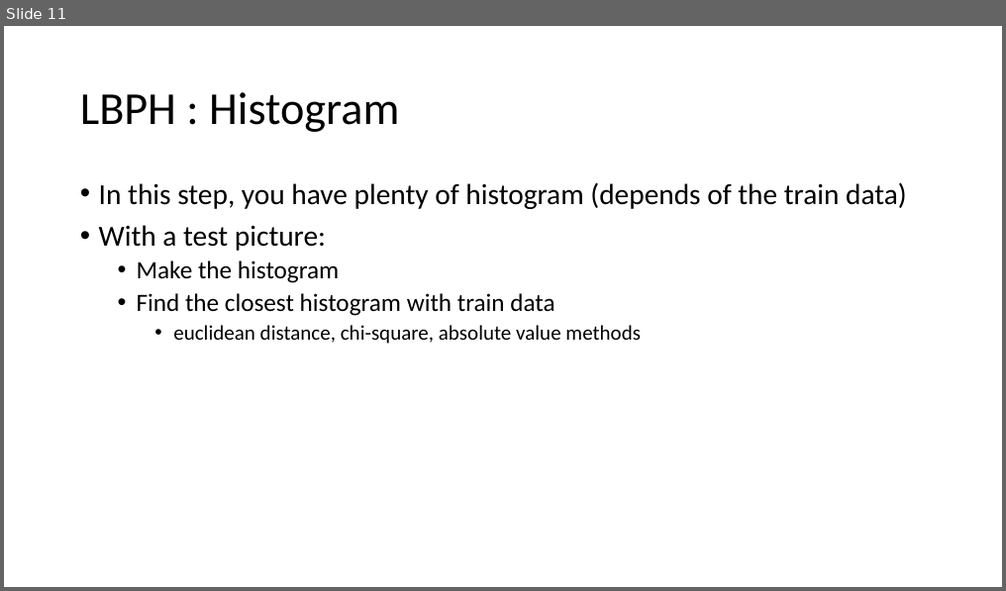
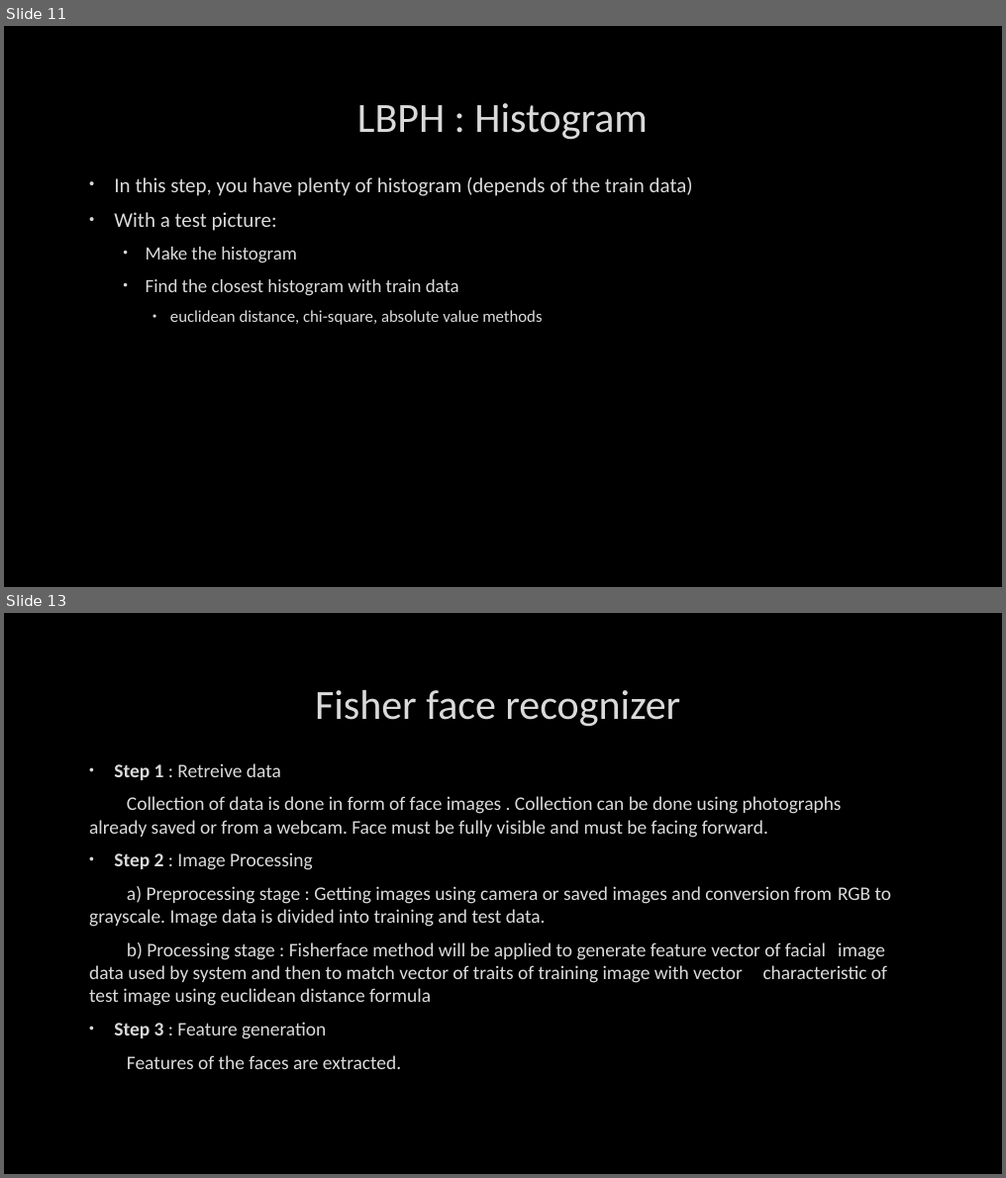
Before and after one commit to ElliotGerard123/FaceRecognition, a slide deck: First approach.pptx. Shown one above the other, each under a label of ours: slide 11 before the commit, slides 11 and 13 after it; the slides between them are not shown. The pictures are 1006x591 and 1006x1178 pixels, drawn with LibreOffice and Linux fonts; fonts in the diff are those of the drawing; background and template pictures are left out. Boxes give left, top, right and bottom in pixels: in the first picture for what was removed or moved away, otherwise in the second. Text is boxed around its words. In the diff, an @@ line names an element or a change of style, - is before the commit and + after.

Commit message:
Add files via upload
Modified a bit the ppt same contenct except Fisher

```diff
--- a/First approach.pptx
+++ b/First approach.pptx
@@ slide 13 added at <box>4,613,1002,1174</box>, background picture (left out) @@
@@ title added at <box>315,690,680,727</box>, 40 pt, text #DADADA @@
+Fisher face recognizer
@@ text added at <box>89,763,892,1069</box>, 18.5 pt, text #DADADA @@
+• Step 1 : Retreive data
+Collection of data is done in form of face images . Collection can be done using photographs already saved or from a webcam. Face must be fully visible and must be facing forward.
+• Step 2 : Image Processing
+a) Preprocessing stage : Getting images using camera or saved images and conversion from RGB to grayscale. Image data is divided into training and test data.
+b) Processing stage : Fisherface method will be applied to generate feature vector of facial image data used by system and then to match vector of traits of training image with vector characteristic of test image using euclidean distance formula
+• Step 3 : Feature generation
+Features of the faces are extracted.
@@ slide 11 changed as well @@
@@ background #FFFFFF to picture (left out) @@
@@ title "LBPH : Histogram": place and size @@
-title "LBPH : Histogram" at <box>80,92,399,132</box>
+title "LBPH : Histogram" at <box>357,103,648,140</box>
@@ title "LBPH : Histogram" at <box>357,103,648,140</box>: size 44 to 40 pt, text colour #000000 to #DADADA, letter outline none to #404040 0.75 pt; alignment left to centre; line spacing 0.9 to 1 @@
@@ text "In this step, you have ...": place and size @@
-text "In this step, you have ..." at <box>99,182,907,344</box>
+text "In this step, you have ..." at <box>114,177,693,325</box>
@@ text "In this step, you have ..." at <box>114,177,693,325</box>: size 28 to 20 pt in "In this step, you have plenty of ...", "With a test picture:"; text colour #000000 to #DADADA, letter outline none to #404040 0.75 pt; size 24 to 18 pt in "Make the histogram", "Find the closest histogram with train data"; size 20 to 16 pt in "euclidean distance, chi-square, absolute value methods"; indent changed; line spacing 0.9 to 1; more space between paragraphs @@
```
Also in this commit, not shown: 11 other slides changed, 1 other slide added, 2 slides removed.
